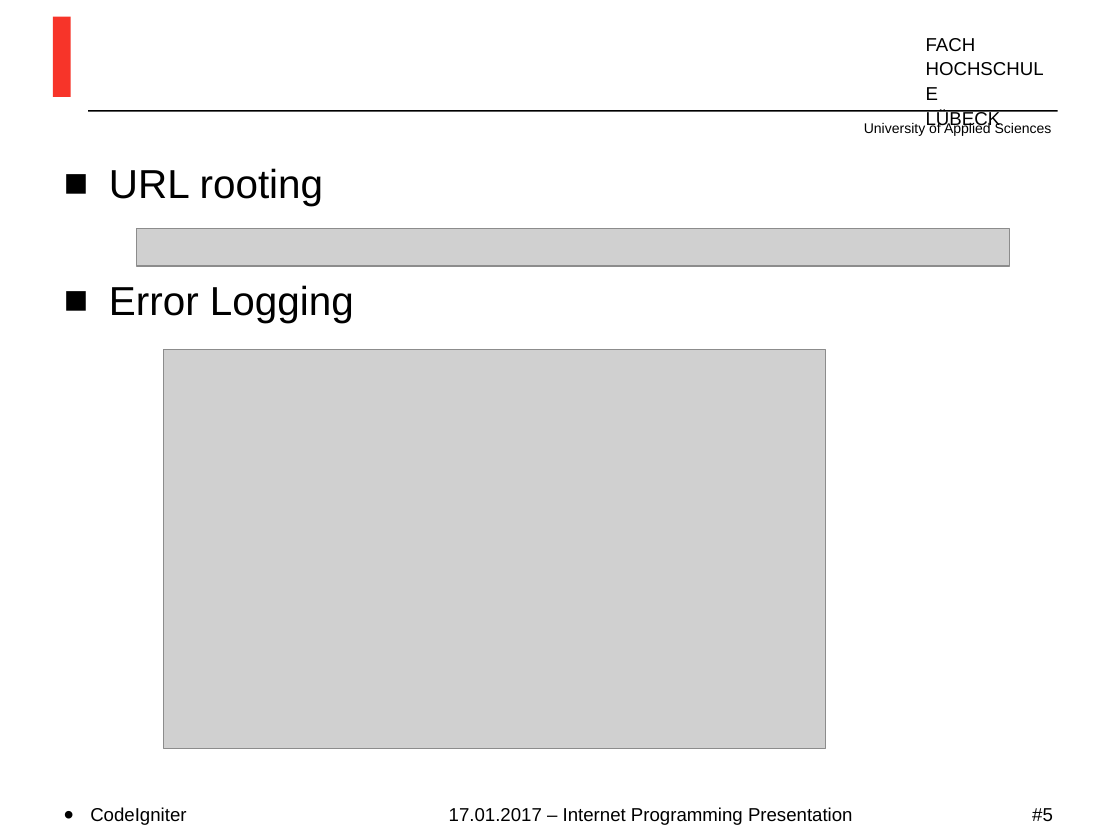
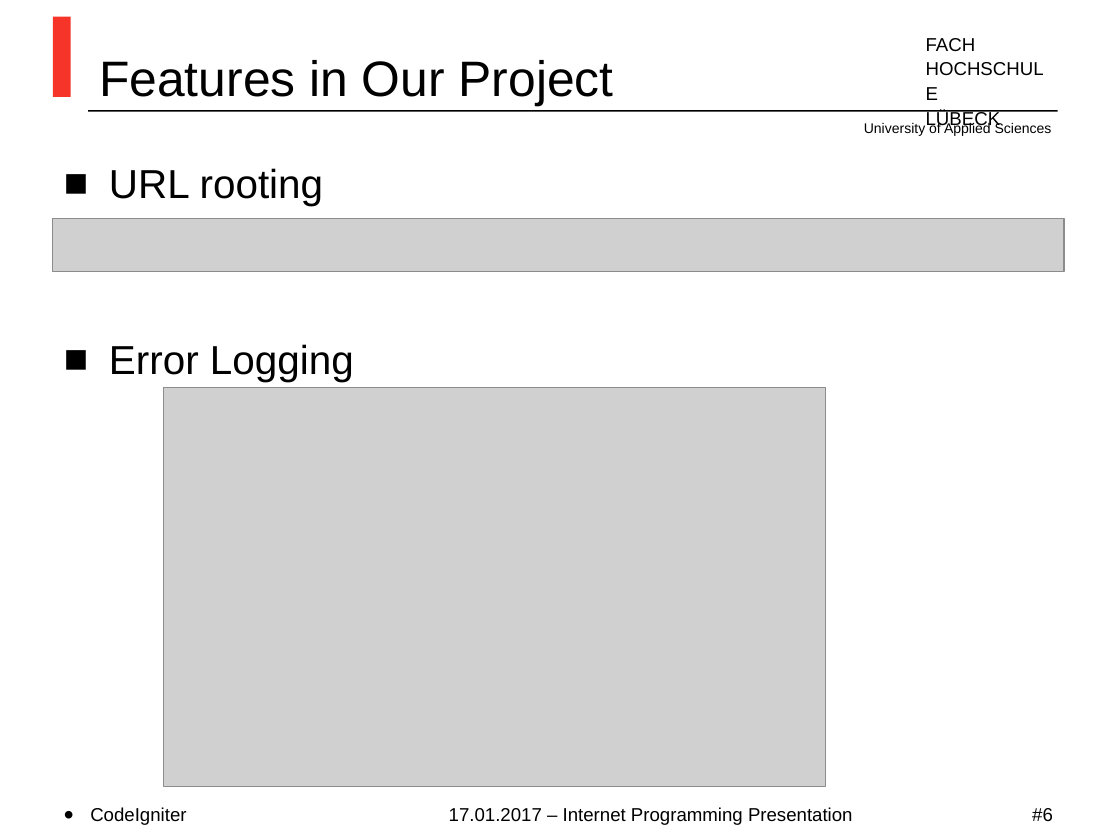
Before and after one commit to MirrShad/TiniBlog, a slide deck: slide 6 of Index.ppt (slide 5 before the commit). Drawn at 1120x840 pixels with LibreOffice and Linux fonts; fonts in the diff are those of the drawing; grey boxes stand for pictures; background and template pictures are left out. Boxes give left, top, right and bottom in pixels: in the first picture for what was removed or moved away, otherwise in the second. Text is boxed around its words. In the diff, an @@ line names an element or a change of style, - is before the commit and + after.

```diff
--- a/Index.ppt
+++ b/Index.ppt
@@ title added at (99,60,614,106), 32 pt, text #000000 @@
+Features in Our Project
@@ text "URL rooting" rewrapped from (109,168,354,323) to (109,168,354,382) @@
@@ picture: place and size @@
-picture at (137,228,1010,265)
+picture at (53,218,1064,271)
@@ picture: place and size @@
-picture at (164,349,827,748)
+picture at (164,388,827,786)
@@ page number at (1032,808,1053,821): text changed @@
-#5
+#6
```
Also in this commit, not shown: 5 other slides changed, 5 slides added.
